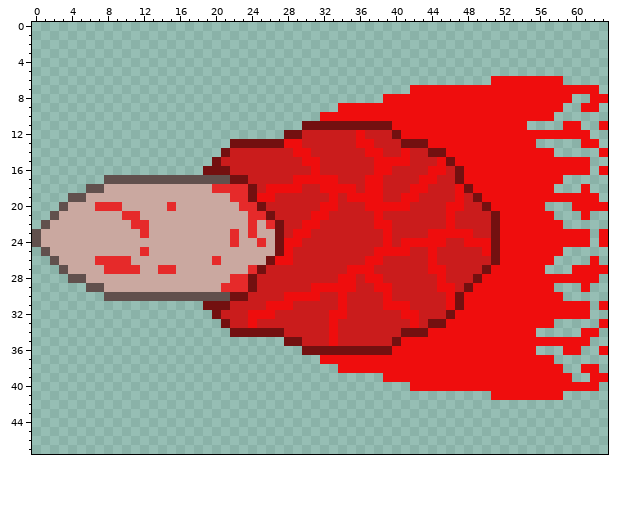
Edited in one commit: pixel-art sprite (Zombi Slayers/Assets/Resources/Arts/Projectiles/meatballzombie_projectile_breakable.png). That is the earlier state.
The file is 64x48 pixels.
And afterwards:
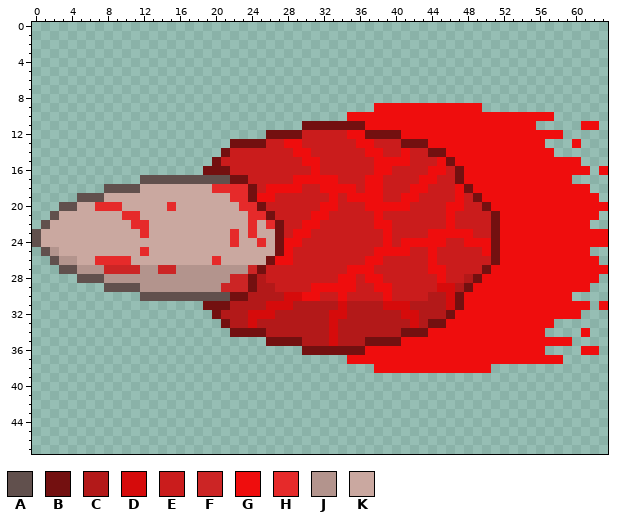
Palette (. is transparent): A #61504d  B #731010  C #b31919  D #d60b0b  E #ca1c1c  F #cc2525  G #ef0d0d  H #e62a2a  J #b3948d  K #caa8a0
Author's note on the commit: remastered the projectile image of meatball spitter zombie
The edit:
@@ x 0..63 @@
  5 ................................................................
- 6 ...................................................GGGGGGGG.....
- 7 ..........................................GGGGGGGGGGGGGGGGGGGGG.
- 8 .......................................GGGGGGGGGGGGGGGGGGGGG..GG
- 9 ..................................GGGGGGGGGGGGGGGGGGGGGGGGG..GG.
-10 ................................GGGGGGGGGGGGGGGGGGGGGGGGGG......
-11 ..............................BBBBBBBBBBGGGGGGGGGGGGGGG....GG..G
-12 ............................BBEEEEEEGEEEBGGGGGGGGGGGGGGGGGGGGG..
-13 ......................BBBBBBGGEEEEEEGGEEEBBBGGGGGGGGGGGG.....GG.
-14 .....................BEEEEEEEGGEEEEEEGGEEGEEBBGGGGGGGGGGGG.....G
-15 ....................BEEEEEEEEEGGEEEEEEGGGGEEEGBGGGGGGGGGGGGGGG..
+ 6 ................................................................
+ 7 ................................................................
+ 8 ................................................................
+ 9 ......................................GGGGGGGGGGGG..............
+10 ...................................GGGGGGGGGGGGGGGGGGGGGGG......
+11 ..............................BBBBBBBGGGGGGGGGGGGGGGGGGG.....GG.
+12 ..........................BBBBEEEEEGGBBBBGGGGGGGGGGGGGGGGGG.....
+13 ......................BBBBEEGGEEEEEEGGEEEBBBGGGGGGGGGGGGG...G...
+14 .....................BEEEEEEEGGEEEEEEGGEEGEEBBGGGGGGGGGGGG......
+15 ....................BEEEEEEEEEGGEEEEEEGGGGEEEGBGGGGGGGGGGGGGG...
 16 ...................BBBEEEEEEEEEGEEEEEEGGEEEEGGEBGGGGGGGGGGGGGG.G
-17 ........AAAAAAAAAAAAAABBEEEEEGGGGGEEEGGEEEEGGEEBGGGGGGGGGGG.....
-18 ......AAKKKKKKKKKKKKHHHHBEGGGGEEGGGGEGGEEEGGEEEGBGGGGGGGGG...G..
-19 ....AAKKKKKKKKKKKKKKKKHHBGGEEEEEEGEGGGGEEGGEEEEGEBGGGGGGGGGGGGG.
-20 ...AKKKHHHKKKKKHKKKKKKKHHBEEEEEEGGEEEGGGGGEEEEGGEEBGGGGGG...GGGG
-21 ..AKKKKKKKHHKKKKKKKKKKKKHHBEEEEGGEEEEEGEEEEEEEGEEEEBGGGGGG...G..
-22 .AKKKKKKKKKHHKKKKKKKKKKKHKHBEEGGEEEEEEGGEEEEEEGEEEEBGGGGGGG.....
-23 AKKKKKKKKKKKHKKKKKKKKKHKHKKBEGGEEEEEEEEGEEEEGGGGGEEBGGGGGGGGGG.G
-24 AKKKKKKKKKKKKKKKKKKKKKHKKHKBGGEEEEEEEEEGEGGGGGEEGGGBGGGGGGGGGG.G
-25 .AKKKKKKKKKKHKKKKKKKKKKKKKKBGEEEEEEEEEGGGGEEGEEEEEGBGGGGGGG.....
-26 ..AKKKKHHHHKKKKKKKKKHKKKKKBGGEEEEEEEEGGEEEEEGEEEEEEBGGGGGG....G.
-27 ...AKKKKHHHHKKHHKKKKKKKKHBEEEEEEEEEGGGEEEEEEGGEEEEBGGGGGG...GGGG
-28 ....AAKKKKKKKKKKKKKKKKHHBEEEEEEEEEGGEGGEEEEEEGEEEBGGGGGGGGGGGGG.
-29 ......AAKKKKKKKKKKKKKHHHBEEEEEEGGGGGEEGGEEEEEGGEBGGGGGGGGG...G..
-30 ........AAAAAAAAAAAAAABBEEEEGGGGEEGEEEEGEEEEEEGBGGGGGGGGGGG.....
-31 ...................BBBEEEEGGGEEEEEGEEEEGGGEEEEGBGGGGGGGGGGGGGG.G
-32 ....................BEEEGGGEEEEEEGGEEEEEEGGEEEBGGGGGGGGGGGGGGG..
-33 .....................BEEGEEEEEEEEGEEEEEEEEGEBBGGGGGGGGGGGG.....G
-34 ......................BBBBBBEEEEEGEEEEEEEBBBGGGGGGGGGGGG.....GG.
-35 ............................BBEEEGEEEEEEBGGGGGGGGGGGGGGGGGGGGG..
-36 ..............................BBBBBBBBBBGGGGGGGGGGGGGGGG...GG..G
-37 ................................GGGGGGGGGGGGGGGGGGGGGGGGGG......
-38 ..................................GGGGGGGGGGGGGGGGGGGGGGGGG..GG.
-39 .......................................GGGGGGGGGGGGGGGGGGGGG..GG
-40 ..........................................GGGGGGGGGGGGGGGGGGGGG.
-41 ...................................................GGGGGGGG.....
+17 ............AAAAAAAAAABBEEEEEGGGGGEEEGGEEEEGGEEBGGGGGGGGGGGG....
+18 ........AAAAKKKKKKKKHHHHBEGGGGEEGGGGEGGEEEGGEEEGBGGGGGGGGGGGGG..
+19 .....AAAKKKKKKKKKKKKKKHHBGGEEEEEEGEGGGGEEGGEEEEGEBGGGGGGGGGGGGG.
+20 ...AAKKHHHKKKKKHKKKKKKKHHBEEEEEEGGEEEGGGGGEEEEGGEEBGGGGGGGGGGGGG
+21 ..AKKKKKKKHHKKKKKKKKKKKKHHBEEEEGGEEEEEGEEEEEEEGEEEEBGGGGGGGGGGG.
+22 .AKKKKKKKKKHHKKKKKKKKKKKHKHBEEGGEEEEEEGGEEEEEEGEEEEBGGGGGGGGGG..
+23 AKKKKKKKKKKKHKKKKKKKKKHKHKKBEGGEEEEEEEEGEEEEGGGGGEEBGGGGGGGGGGGG
+24 AKKKKKKKKKKKKKKKKKKKKKHKKHKBGGEEEEEEEEEGEGGGGGEEGGGBGGGGGGGGGGGG
+25 .AJKKKKKKKKKHKKKKKKKKKKKKKKBGEEEEEEEEEGGGGEEGEEEEEGBGGGGGGGGGG..
+26 ..AJJKKHHHHKKKKKKKKKHKKKKKBGGEEEEEEEEGGEEEEEGEEEEEEBGGGGGGGGGGG.
+27 ...AAJJJFFFFJJFFJJJJJJJJFBEEEEEEEEEGGGEEEEEEGGEEEEBGGGGGGGGGGGGG
+28 .....AAAJJJJJJJJJJJJJJFFBCEEEEEEEEGGEGGEEEEEEGEECBGGGGGGGGGGGGG.
+29 ........AAAAJJJJJJJJJFFFBCCEEEEGGGGGEEGGEEEEEDDCBGGGGGGGGGGGGG..
+30 ............AAAAAAAAAABBCCCCDDGGEEGEEEEGEEEECCDBGGGGGGGGGGGG....
+31 ...................BBBCCCCDDDCCCCCDCCCCDDDCCCCDBGGGGGGGGGGGGGG.G
+32 ....................BCCCDDDCCCCCCDDCCCCCCDDCCCBGGGGGGGGGGGGGG...
+33 .....................BCCDCCCCCCCCDCCCCCCCCDCBBGGGGGGGGGGGG......
+34 ......................BBBBCCCCCCCDCCCCCCCBBBGGGGGGGGGGGGG....G..
+35 ..........................BBBBCCCDCCCBBBBGGGGGGGGGGGGGGGGGGG....
+36 ..............................BBBBBBBGGGGGGGGGGGGGGGGGGGG....GG.
+37 ...................................GGGGGGGGGGGGGGGGGGGGGGGG.....
+38 ......................................GGGGGGGGGGGGG.............
+39 ................................................................
+40 ................................................................
+41 ................................................................
 42 ................................................................
